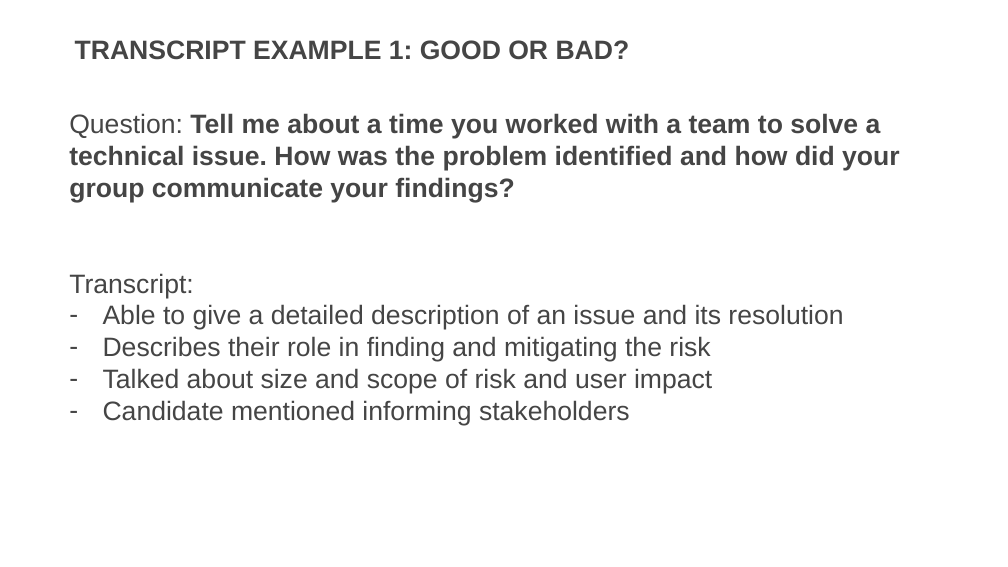
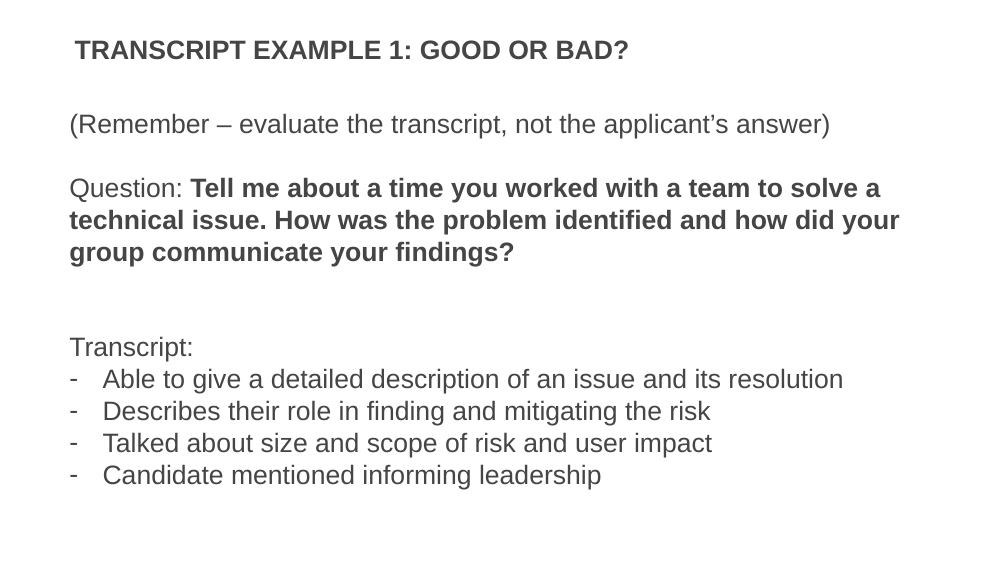
Before and after one commit to usds/SME-QA-Website, a slide deck: slide 15 of toolkit/assessments/phone-interview-training-presentation.pptx. Drawn at 1008x567 pixels with LibreOffice and Linux fonts; fonts in the diff are those of the drawing. Boxes give left, top, right and bottom in pixels: in the first picture for what was removed or moved away, otherwise in the second. Text is boxed around its words. In the diff, an @@ line names an element or a change of style, - is before the commit and + after.

```diff
--- a/toolkit/assessments/phone-interview-training-presentation.pptx
+++ b/toolkit/assessments/phone-interview-training-presentation.pptx
@@ text at box(69, 113, 831, 139): paragraph added @@
+(Remember – evaluate the transcript, not the applicant’s answer)
@@ text at box(103, 464, 602, 489): text changed @@
-– Candidate mentioned informing stakeholders
+– Candidate mentioned informing leadership
```
Also in this commit, not shown: 4 other slides changed.
